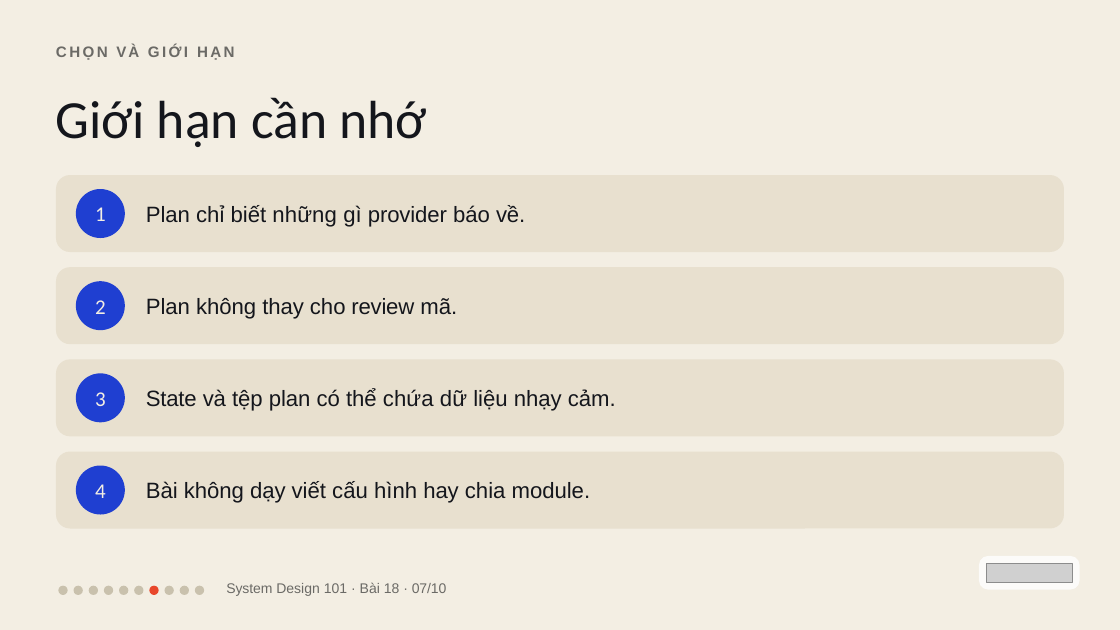
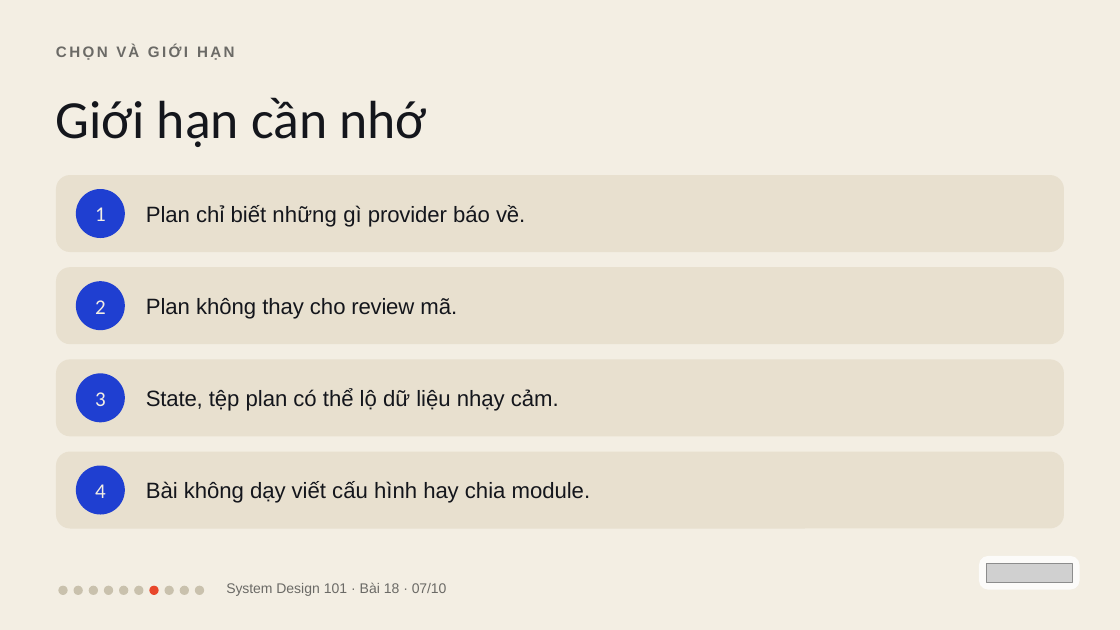
Before and after one commit to vohoailinh90/tool-marketing-studio, a slide deck: slide 7 of system-design-101/vi/lessons/sd-13-018/slides/sd-13-018.pptx. Drawn at 1120x630 pixels with LibreOffice and Linux fonts; fonts in the diff are those of the drawing; grey boxes stand for pictures. Boxes give left, top, right and bottom in pixels: in the first picture for what was removed or moved away, otherwise in the second. Text is boxed around its words. In the diff, an @@ line names an element or a change of style, - is before the commit and + after.

```diff
--- a/system-design-101/vi/lessons/sd-13-018/slides/sd-13-018.pptx
+++ b/system-design-101/vi/lessons/sd-13-018/slides/sd-13-018.pptx
@@ text at box(146, 389, 559, 411): text changed @@
-State và tệp plan có thể chứa dữ liệu nhạy cảm.
+State, tệp plan có thể lộ dữ liệu nhạy cảm.
```
Also in this commit, not shown: 4 other slides changed, 7 other files.
